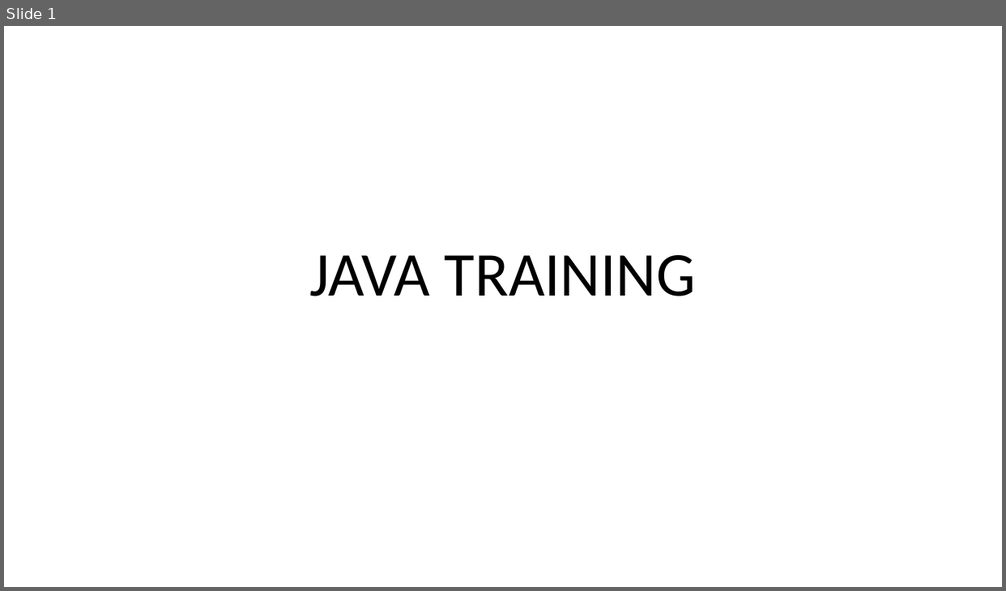
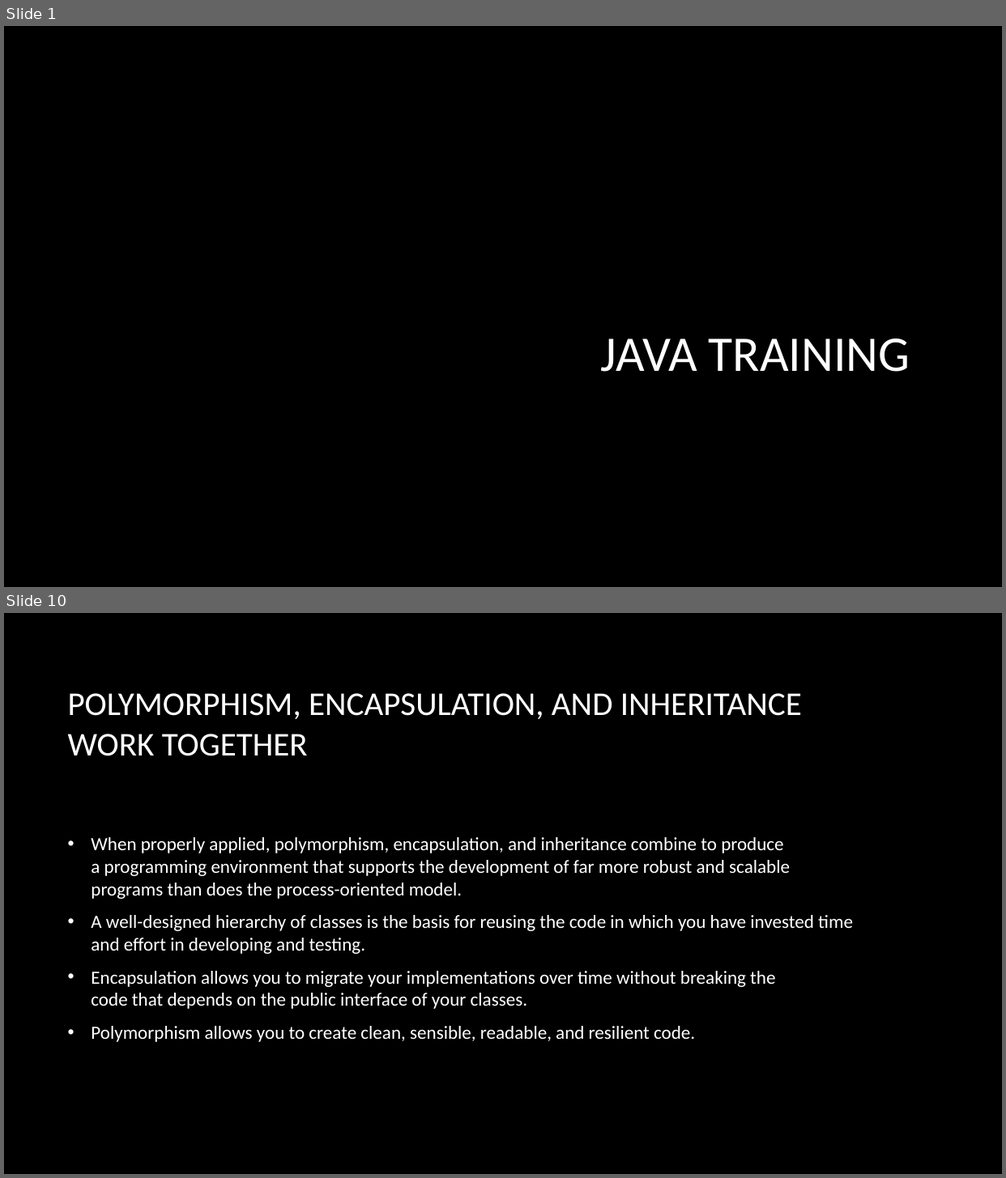
Before and after one commit to Praju-11/Java_Arctic, a slide deck: Day2.pptx. Shown one above the other, each under a label of ours: slide 1 before the commit, slides 1 and 10 after it; the slides between them are not shown. The pictures are 1006x591 and 1006x1178 pixels, drawn with LibreOffice and Linux fonts; fonts in the diff are those of the drawing; background and template pictures are left out. Boxes give left, top, right and bottom in pixels: in the first picture for what was removed or moved away, otherwise in the second. Text is boxed around its words. In the diff, an @@ line names an element or a change of style, - is before the commit and + after.

```diff
--- a/Day2.pptx
+++ b/Day2.pptx
@@ slide 10 added at bbox=[4, 613, 1002, 1174], background picture (left out) @@
@@ title added at bbox=[68, 693, 802, 756], 32 pt, text #FFFFFF @@
+POLYMORPHISM, ENCAPSULATION, AND INHERITANCE WORK TOGETHER
@@ text added at bbox=[91, 837, 853, 1042], 18 pt, text #FFFFFF @@
+• When properly applied, polymorphism, encapsulation, and inheritance combine to produce
+  a programming environment that supports the development of far more robust and scalable
+  programs than does the process-oriented model.
+• A well-designed hierarchy of classes is the basis for reusing the code in which you have invested time and effort in developing and testing.
+• Encapsulation allows you to migrate your implementations over time without breaking the
+  code that depends on the public interface of your classes.
+• Polymorphism allows you to create clean, sensible, readable, and resilient code.
@@ slide 1 changed as well @@
@@ background #FFFFFF to picture (left out) @@
@@ title "JAVA TRAINING": place and size @@
-title "JAVA TRAINING" at bbox=[309, 255, 696, 297]
+title "JAVA TRAINING" at bbox=[601, 339, 910, 372]
@@ title "JAVA TRAINING" at bbox=[601, 339, 910, 372]: size 60 to 48 pt, text colour #000000 to #FFFFFF; alignment centre to right; line spacing 0.9 to 1 @@
```
Also in this commit, not shown: 10 other slides added, 23 slides removed, 2 other files.
